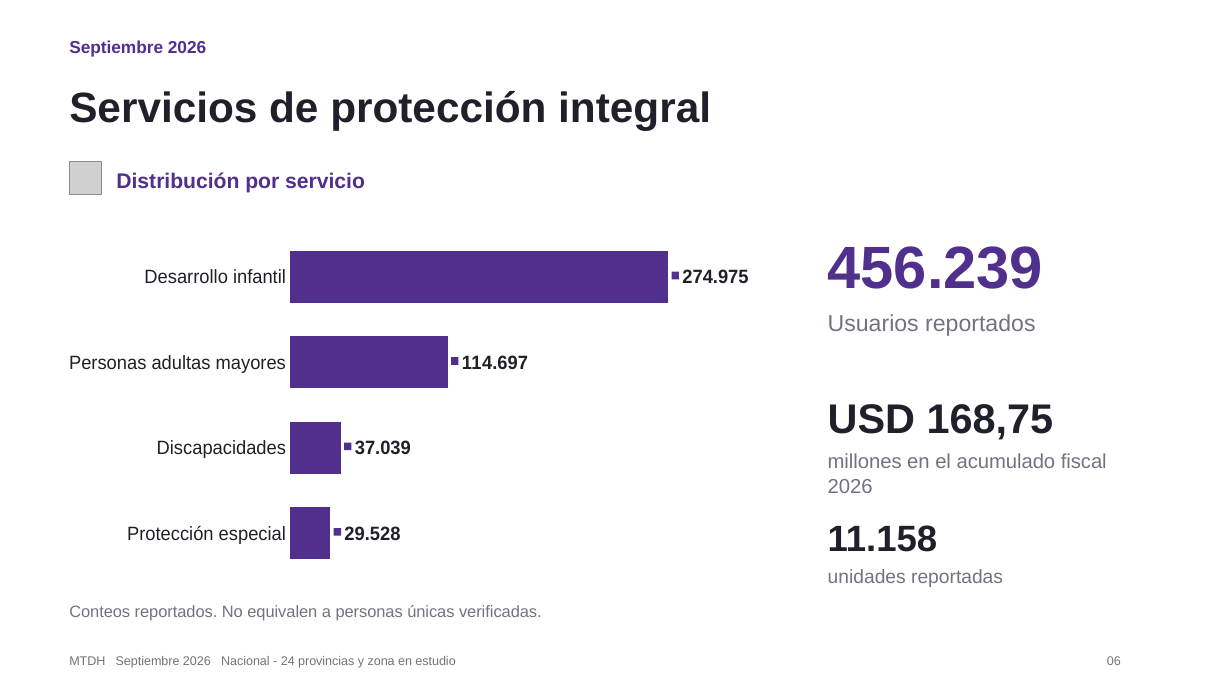
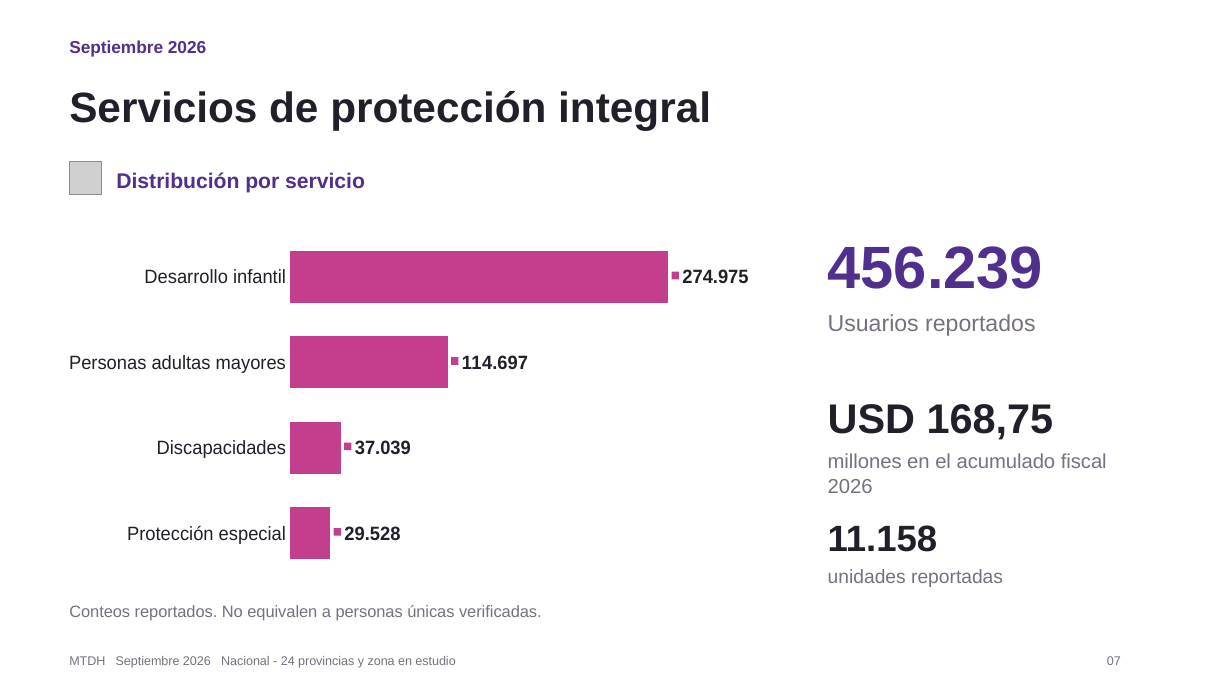
Before and after one commit to JuanAmbuludi/Sistema-Reporte-MTDH, a slide deck: slide 7 of examples/Presentacion_MTDH_2026_09.pptx (slide 6 before the commit). Drawn at 1232x693 pixels with LibreOffice and Linux fonts; fonts in the diff are those of the drawing; grey boxes stand for pictures. Boxes give left, top, right and bottom in pixels: in the first picture for what was removed or moved away, otherwise in the second. Text is boxed around its words. In the diff, an @@ line names an element or a change of style, - is before the commit and + after.

```diff
--- a/examples/Presentacion_MTDH_2026_09.pptx
+++ b/examples/Presentacion_MTDH_2026_09.pptx
@@ bar chart at (x1=55, y1=227, x2=749, y2=583) @@
@@ colour of Usuarios reportados #512F8D to #C33F8D @@
@@ text at (x1=1107, y1=656, x2=1121, y2=665): text changed @@
-06
+07
```
Also in this commit, not shown: 8 other slides changed, 1 slide added, 48 other files.
